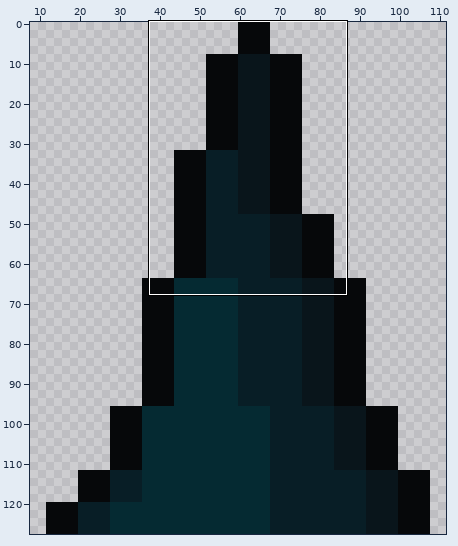
Sprite sheet -- src/data/objects/thorns/poisonous/poisonous_thorn.png. Above: a wide view before the commit, with the close-up outlined.
Close-up. The starting point:
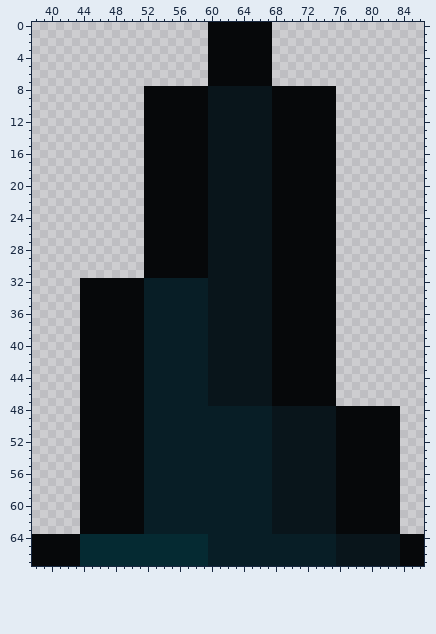
The file is 128x128 pixels. Shown: x 38..86, y 0..67. The wide view leaves out empty margins.
And afterwards:
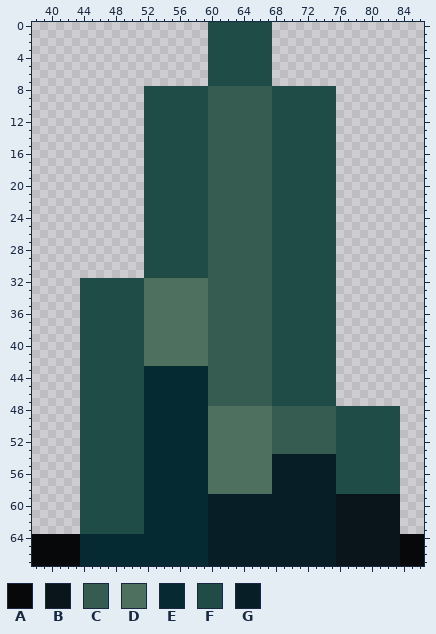
Palette (. is transparent): A #06080a  B #09151b  C #365c51  D #4e715f  E #052a32  F #204c48  G #081e26
The exact change:
The edit turns colour A into colour B in rows 59 to 63 at x 76 to 83.
The edit turns colour B into colour C in rows 8 to 47 at x 60 to 67; in rows 48 to 53 at x 68 to 75.
The edit turns colour G into colour D in rows 32 to 42 at x 52 to 59; in rows 48 to 58 at x 60 to 67.
The edit turns colour G into colour E in rows 43 to 63 at x 52 to 59.
The edit turns colour A into colour F in rows 0 to 7 at x 60 to 67; in rows 8 to 31 at x 52 to 59 and 68 to 75; in rows 32 to 47 at x 44 to 51 and 68 to 75; in rows 48 to 58 at x 44 to 51 and 76 to 83; in rows 59 to 63 at x 44 to 51.
The edit turns colour B into colour G in rows 54 to 63 at x 68 to 75.
Pixel boxes of the changes (left, top, right, bottom) in both close-ups:
changed: (80, 22, 400, 534)
